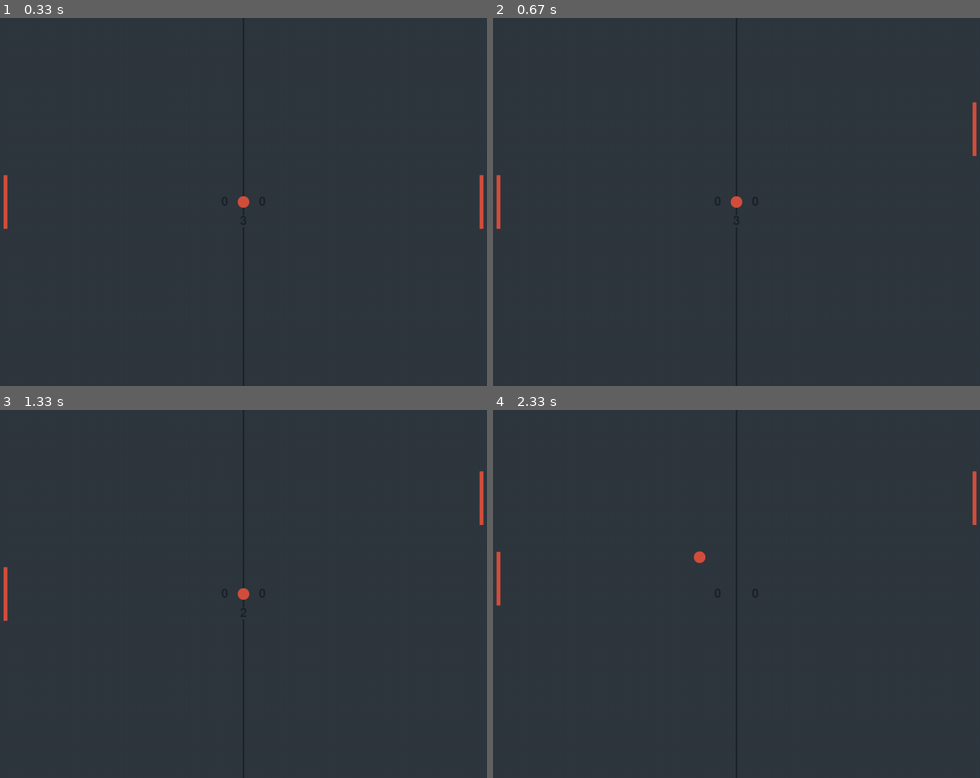
Above: before the commit, frames 1-4 (two rows, left to right).
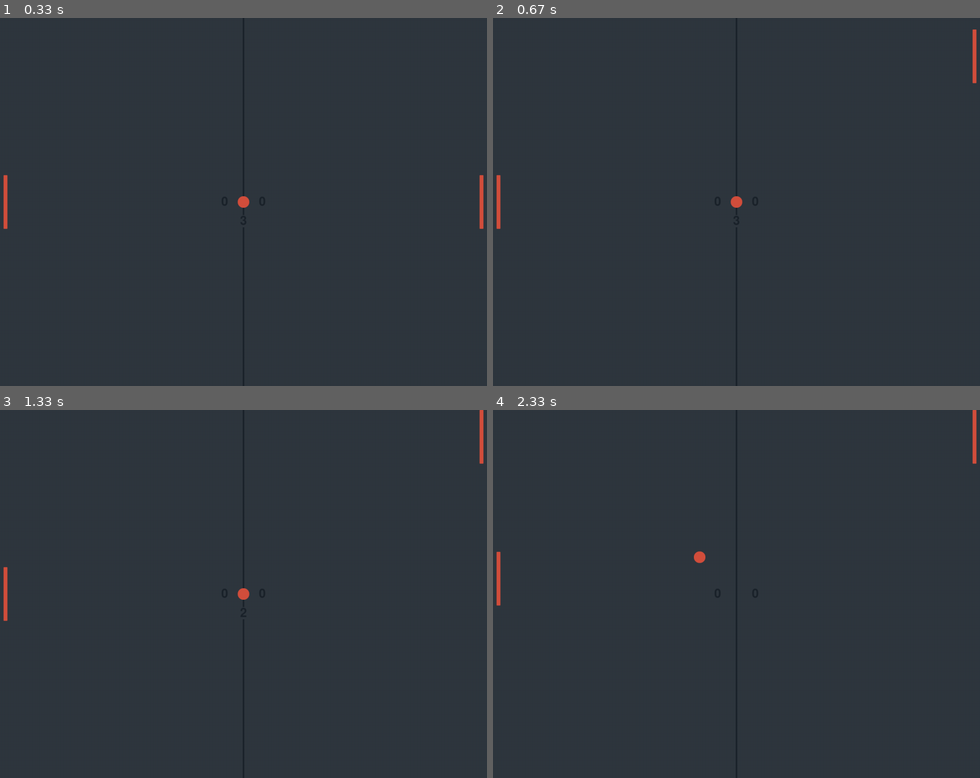
Above: after the commit, the same moments.

Repository: Pvp-man51/PyGame
Game: pygame game, started from Game.py
Same seed, same stepped clock (60 frames per second), same inputs: the game is played once before the commit and once after it.
Inputs:
- Up to frame 1 (0.33 s): no input
- Up to frame 2 (0.67 s): hold Up from 0.33 s (still down); hold W from 0.33 s (still down)
- Up to frame 3 (1.33 s): release Up at 0.8 s; release W at 0.8 s; tap Down at 0.83 s; hold W from 1.17 s (still down)
- Up to frame 4 (2.33 s): release W at 1.63 s; hold S 1.67-1.97 s; hold W from 2 s (still down)

Frame 1 is identical in both runs. In frame 2, 0.3% of the frame differs, in the area x 98-100%, y 3-38%; in frame 3, 0.3%; in frame 4, 0.3%.

Commit message:
W A S D movement integration

Diff:
--- a/Game.py
+++ b/Game.py
@@ -191,17 +191,32 @@
                 pygame.quit()
                 sys.exit()
 
+            #Arrow keys movement
             if event.key == pygame.K_DOWN:
                 player.movement += player.speed
             if event.key == pygame.K_UP:
                 player.movement -= player.speed
 
+            # W A S D movement
+            if event.key == pygame.K_w:
+                player.movement -= player.speed
+            if event.key == pygame.K_s:
+                player.movement += player.speed
+
         if event.type == pygame.KEYUP:
 
+            #Arrow keys movement
             if event.key == pygame.K_DOWN:
                 player.movement -= player.speed
             if event.key == pygame.K_UP:
                 player.movement += player.speed
+
+            # W A S D movement
+            if event.key == pygame.K_w:
+                player.movement += player.speed
+            if event.key == pygame.K_s:
+                player.movement -= player.speed
+
 
     # Background
     screen.fill(bg_color)
